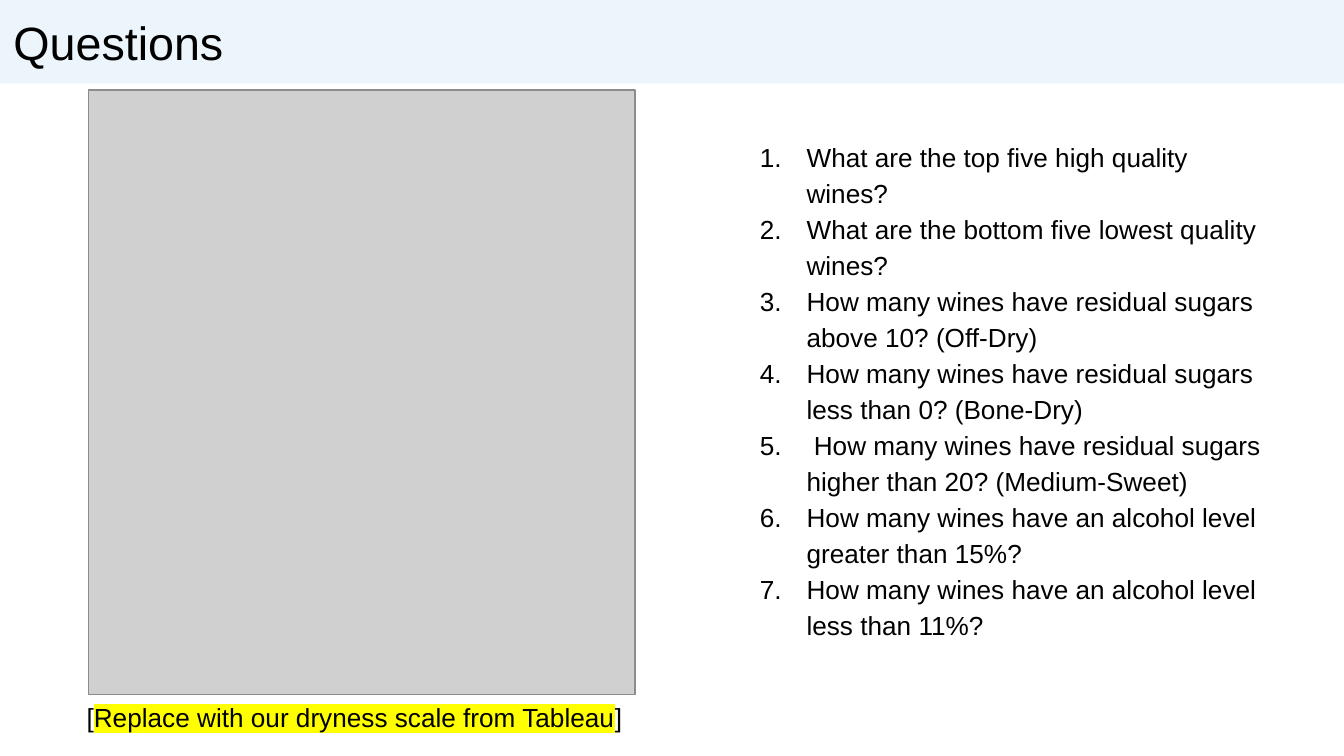
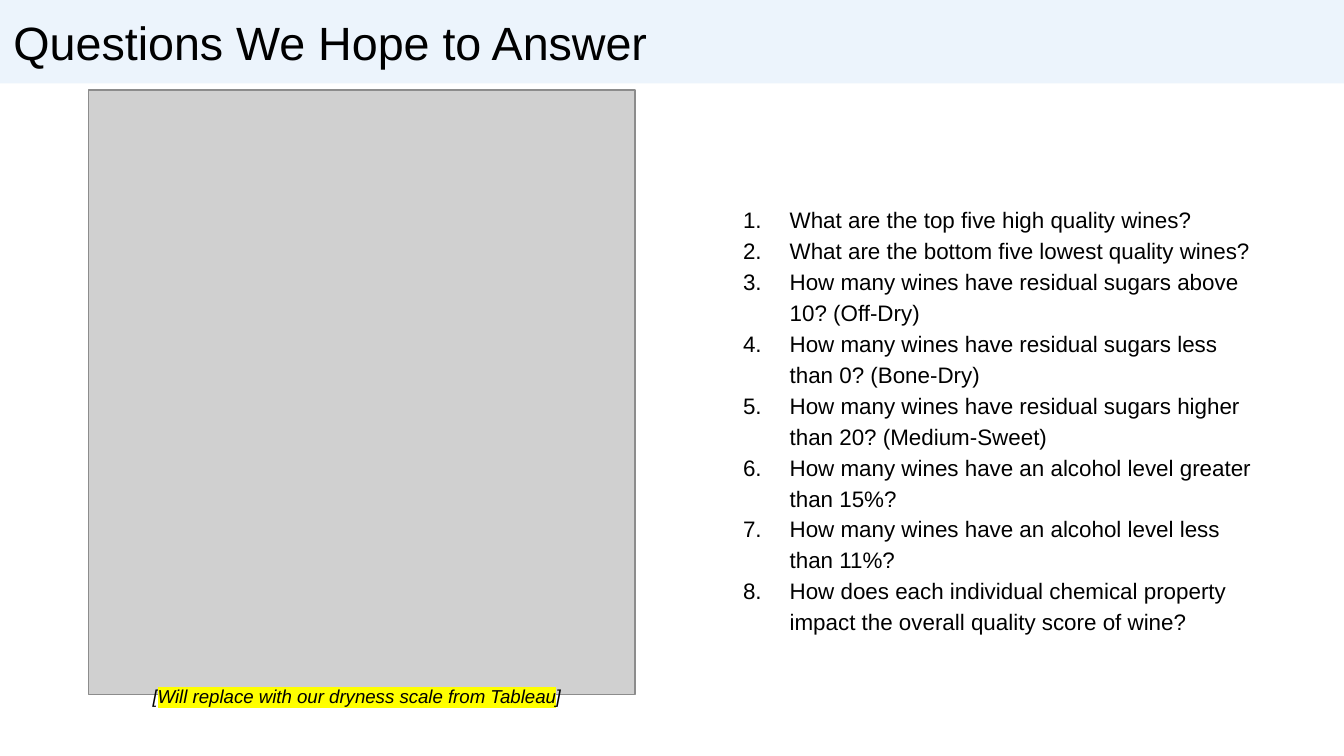
Before and after one commit to briannaso/Wine_Quality_Analysis, a slide deck: slide 3 of Wine Quality Analysis.pptx (slide 7 before the commit). Drawn at 1344x756 pixels with LibreOffice and Linux fonts; fonts in the diff are those of the drawing; grey boxes stand for pictures. Boxes give left, top, right and bottom in pixels: in the first picture for what was removed or moved away, otherwise in the second. Text is boxed around its words. In the diff, an @@ line names an element or a change of style, - is before the commit and + after.

```diff
--- a/Wine Quality Analysis.pptx
+++ b/Wine Quality Analysis.pptx
@@ text in rectangle at [13,26,647,69]: text changed @@
-Questions
+Questions We Hope to Answer
@@ text "What are the top five ...": place and size @@
-text "What are the top five ..." at [807,148,1261,636]
+text "What are the top five ..." at [790,211,1251,635]
@@ text at [790,211,1251,569]: size 14 to 12 pt in "What are the top five high quality ...", "What are the bottom five lowest quality ...", "How many wines have residual sugars above ...", "How many wines have residual sugars less ..." and 3 more places @@
@@ text at [790,582,1226,635]: paragraph added @@
+8. How does each individual chemical property impact the overall quality score of wine?
@@ text at [153,689,560,708]: text changed; size 14 to 10 pt; italic on @@
-[Replace with our dryness scale from Tableau]
+[Will replace with our dryness scale from Tableau]
```
Also in this commit, not shown: 2 other slides changed.
